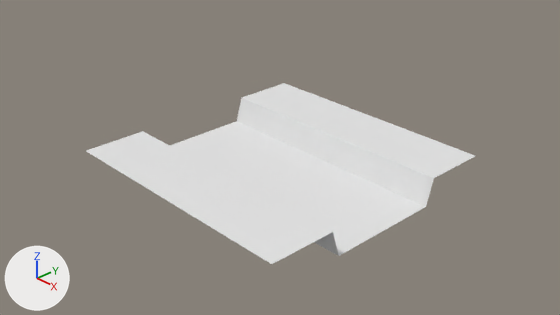
The Blender file models/world/world.blend: old version first, new version second.
Camera for both pictures: the file's camera 'Camera'. Every picture has the same lights, and +X, +Y and +Z are marked at lower left.

Objects in the first picture: 'piece_river_horizontal'.
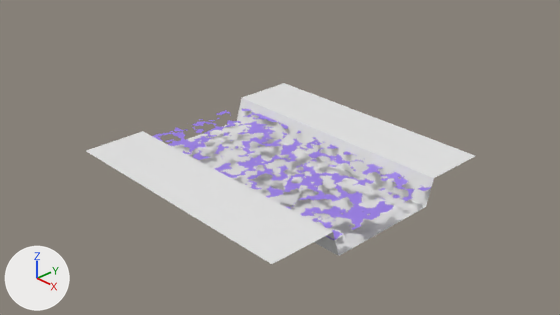
Edits to the bpy script that builds the scene:
```text
Add mat_materials_world_water_material_tres:
    mat_materials_world_water_material_tres = bpy.data.materials.new('materials/world/water_material.tres')
    # nodes: BsdfPrincipled, Mapping, OutputMaterial, TexCoord, TexVoronoi, ValToRGB
    # colours: purple #9a7de7, black #000000, white #ffffff
Change me_plane_002:
    used by ob_piece_river_horizontal; location = (0.0, 0.0, 0.0)
    verts and faces of me_plane_002; kept vertices keep their numbers, new ones are numbered from 12
    remove me_plane_002.from_pydata(...)  # 12 vertices, 5 faces; spans x -2.0..2.0, y -2.0..2.0, z -0.4..0.0
    add me_plane_002.from_pydata(...)  # 16 vertices, 6 faces; spans x -2.0..2.0, y -2.0..2.0, z -0.4..0.0
    me_plane_002 part 1
    add verts[12] = (-2.0, 0.98, -0.13)  # pixel (240, 105)
    add verts[13] = (-2.0, -0.98, -0.13)
    add verts[14] = (2.0, -0.98, -0.13)  # pixel (333, 240)
    add verts[15] = (2.0, 0.98, -0.13)  # pixel (432, 187)
    add faces += [(12, 13, 14, 15)]  # mat_materials_world_water_material_tres
    add me_plane_002.materials.append(mat_materials_world_water_material_tres)
```

What differs and where, as boxes [x1, y1, x2, y2] in the pictures (560 x 315 px):
part 1 of me_plane_002, added (purple)
    after: [153, 109, 432, 240]
